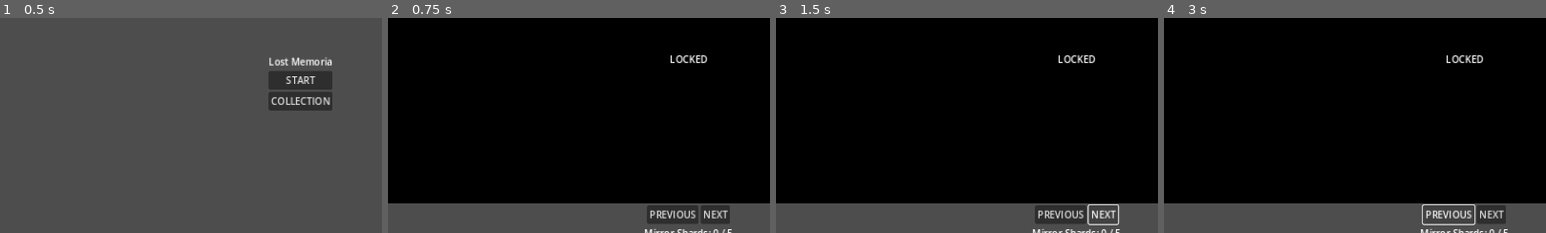
Above: before the commit, frames 1-4 (left to right).
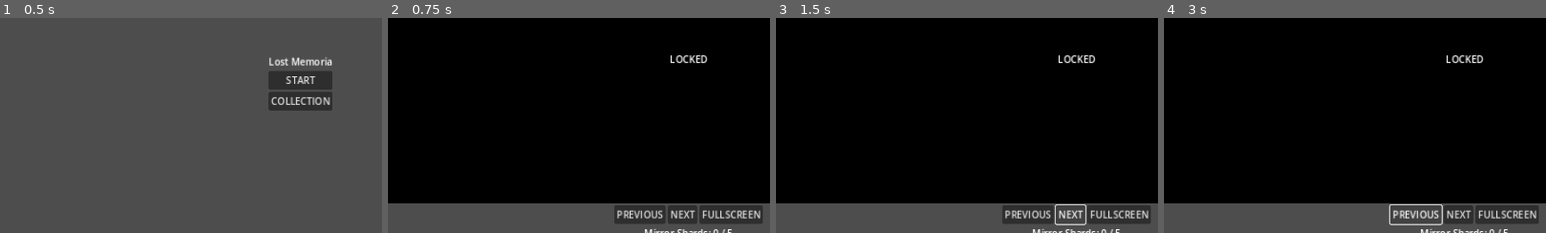
Above: after the commit, the same moments.

Repository: uzupiyo/Lost-Memoria
Game: Godot game, scene res://scenes/title/title.tscn
Same seed, same stepped clock (60 frames per second), same inputs: the game is played once before the commit and once after it.
Inputs:
- Up to frame 1 (0.5 s): no input
- Up to frame 2 (0.75 s): click "COLLECTION" at 0.5 s
- Up to frame 3 (1.5 s): click "NEXT" at 1.25 s
- Up to frame 4 (3 s): click "NEXT" at 2 s; click "PREVIOUS" at 2.75 s
The pictures show only the part of the screen within x 11-61%, y 35-85%; the shares and areas given below are measured in that part.

Frame 1 is identical in both runs. In frame 2, 1.9% of the frame differs, in the area x 59-98%, y 87-96%; in frame 3, 2.1%, in the area x 59-98%, y 86-97%; in frame 4, 1.8%.

Commit message:
Add fullscreen still viewer button

Diff:
--- a/scenes/collection/collection.tscn
+++ b/scenes/collection/collection.tscn
@@ -102,6 +102,48 @@
 horizontal_alignment = 1
 vertical_alignment = 1
 
+[node name="FullscreenViewer" type="ColorRect" parent="."]
+unique_name_in_owner = true
+visible = false
+layout_mode = 1
+anchors_preset = 15
+anchor_right = 1.0
+anchor_bottom = 1.0
+grow_horizontal = 2
+grow_vertical = 2
+mouse_filter = 0
+color = Color(0, 0, 0, 1)
+
+[node name="FullscreenImage" type="TextureRect" parent="FullscreenViewer"]
+unique_name_in_owner = true
+layout_mode = 1
+anchors_preset = 15
+anchor_right = 1.0
+anchor_bottom = 1.0
+offset_left = 24.0
+offset_top = 24.0
+offset_right = -24.0
+offset_bottom = -64.0
+grow_horizontal = 2
+grow_vertical = 2
+mouse_filter = 2
+stretch_mode = 5
+
+[node name="FullscreenHint" type="Label" parent="FullscreenViewer"]
+layout_mode = 1
+anchors_preset = 12
+anchor_top = 1.0
+anchor_right = 1.0
+anchor_bottom = 1.0
+offset_top = -52.0
+offset_bottom = -12.0
+grow_horizontal = 2
+grow_vertical = 0
+mouse_filter = 2
+text = "Click / Esc to close"
+horizontal_alignment = 1
+vertical_alignment = 1
+
 [node name="Footer" type="VBoxContainer" parent="Root"]
 layout_mode = 2
 mouse_filter = 2
@@ -117,6 +159,11 @@
 [node name="NextButton" type="Button" parent="Root/Footer/NavigationRow"]
 layout_mode = 2
 text = "NEXT"
+
+[node name="FullscreenButton" type="Button" parent="Root/Footer/NavigationRow"]
+unique_name_in_owner = true
+layout_mode = 2
+text = "FULLSCREEN"
 
 [node name="ProgressLabel" type="Label" parent="Root/Footer"]
 unique_name_in_owner = true
@@ -142,5 +189,7 @@
 
 [connection signal="pressed" from="Root/Footer/NavigationRow/PreviousButton" to="." method="_on_previous_pressed"]
 [connection signal="pressed" from="Root/Footer/NavigationRow/NextButton" to="." method="_on_next_pressed"]
+[connection signal="pressed" from="Root/Footer/NavigationRow/FullscreenButton" to="." method="_on_fullscreen_pressed"]
+[connection signal="gui_input" from="FullscreenViewer" to="." method="_on_fullscreen_viewer_gui_input"]
 [connection signal="pressed" from="Root/Footer/StageSelectButton" to="." method="_on_stage_select_pressed"]
 [connection signal="pressed" from="Root/Footer/TitleButton" to="." method="_on_title_pressed"]
